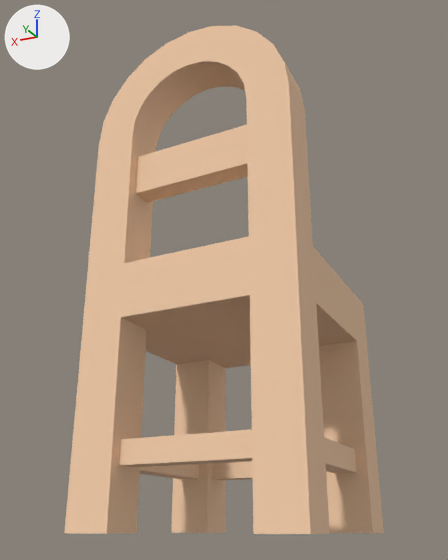
Two versions of the glTF model assets/props/furniture/chairRounded.glb, one commit apart.
Rendered twice from a camera (50 mm lens) standing at (-0.143, 0.609, 0.002) and looking at (0.109, 0.105, 0.229). The axes (+X, +Y, +Z) are drawn at upper left. The lights are the same throughout. The first picture is the older version. Vertices at exactly the same position are counted once.

Names of what the first picture shows: 'chairRounded(Clone)'.
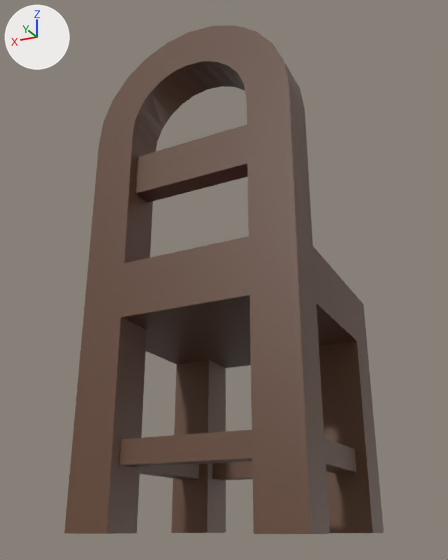
Changed parts and their boxes [x1, y1, x2, y2] in the pictures (448 x 560 px):
part 1 of me_mesh_chairrounded, reshaped
    before: [121, 295, 251, 368]
    after: [123, 295, 251, 368]
part 2 of me_mesh_chairrounded, recoloured (beige to brown)
    both: [64, 25, 384, 534]

The change in detail:
Material 'walnut.002' (mat_walnut_002) is new.
Its base color is (0.12, 0.055, 0.03) (brown #614230).
Material 'velvet.002' (mat_velvet_002) is new.
Its base color is (0.2, 0.018, 0.035) (dark red #7c2435).
Its roughness is 0.85.
Material 'brass.002' (mat_brass_002) is new.
Its base color is (0.55, 0.34, 0.07) (orange #c49e4b).
Its metallic is 0.6.
Its roughness is 0.4.
me_mesh_chairrounded is used by ob_chairrounded_clone; location (0.0, 0.0, 0.0).
me_mesh_chairrounded had 130 vertices, 280 faces and spanned x 0.0..0.2, y 0.0..0.2, z 0.0..0.455.
me_mesh_chairrounded now has 219 vertices, 428 faces and spans x 0.0..0.2, y 0.0..0.2, z 0.0..0.455.
Part 1, on me_mesh_chairrounded:
8 faces are deleted.
17 vertices are added at x 0.154..0.166, y 0.0..0.2, z 0.17.
32 new faces join them, mat_walnut_002 (brown #614230).
me_mesh_chairrounded part 2: 272 faces spanning x 0.0..0.2, y 0.0..0.2, z 0.0..0.455 switch from mat_wood (beige #f3cca8) to mat_walnut_002 (brown #614230).
Other edits to the shape of me_mesh_chairrounded do not show in these pictures.
me_mesh_chairrounded gains material mat_velvet_002 (dark red #7c2435).
me_mesh_chairrounded gains material mat_brass_002 (orange #c49e4b).
